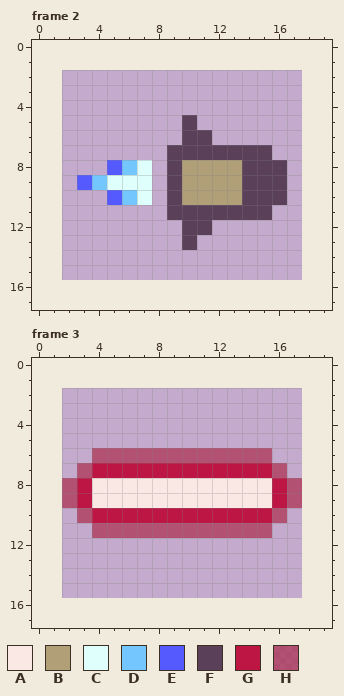
Two versions of one pixel-art file, mockup/projectile.aseprite. That is the earlier state.
16x14 pixels, 6 frames. Colours within 5 levels of each other are drawn and written as one. Shown: frame 2, frame 3. The old version is drawn lined up with the new one, on the new canvas. The commit also changed other frames, which this record leaves out.
Palette (. is transparent): A #f9e8e3  B #b19f78  C #defffb  D #74c6ff  E #555aff  F #5a4159  G #be1644  H #ac2f51b8
The result:
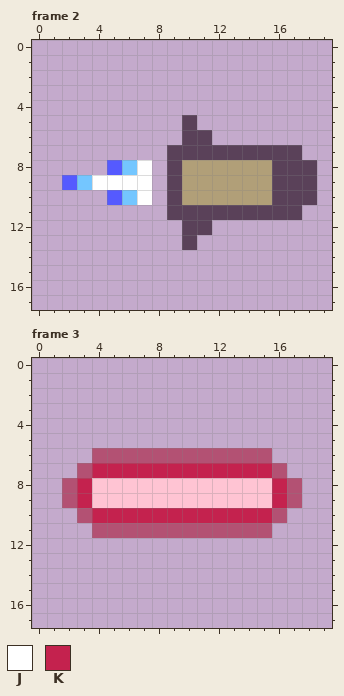
Colours new in this view: J #ffffff  K #c4224e
From the commit log: Adjust empowered projectiles
Changes in this commit:
canvas 16x14 -> 20x18, the old top-left corner now at 2,2
Colour A changes from #f9e8e3 to #ffc4d3.
Frame 2:
Colour F becomes colour B in rows 8 to 10 at x 14 to 15.
Colour E becomes colour D in row 9 at x 3.
The author put colour E in row 9 at x 2.
The author put colour F in row 7 at x 16 to 17; in rows 8 to 10 at x 17 to 18; in row 11 at x 16 to 17.
Colour C becomes colour J in row 8 at x 7; in row 9 at x 5 to 7; in row 10 at x 7.
Colour D becomes colour J in row 9 at x 4.
Frame 3:
Colour G becomes colour K in row 7 at x 4 to 15; in rows 8 to 9 at x 3 and 16; in row 10 at x 4 to 15.
